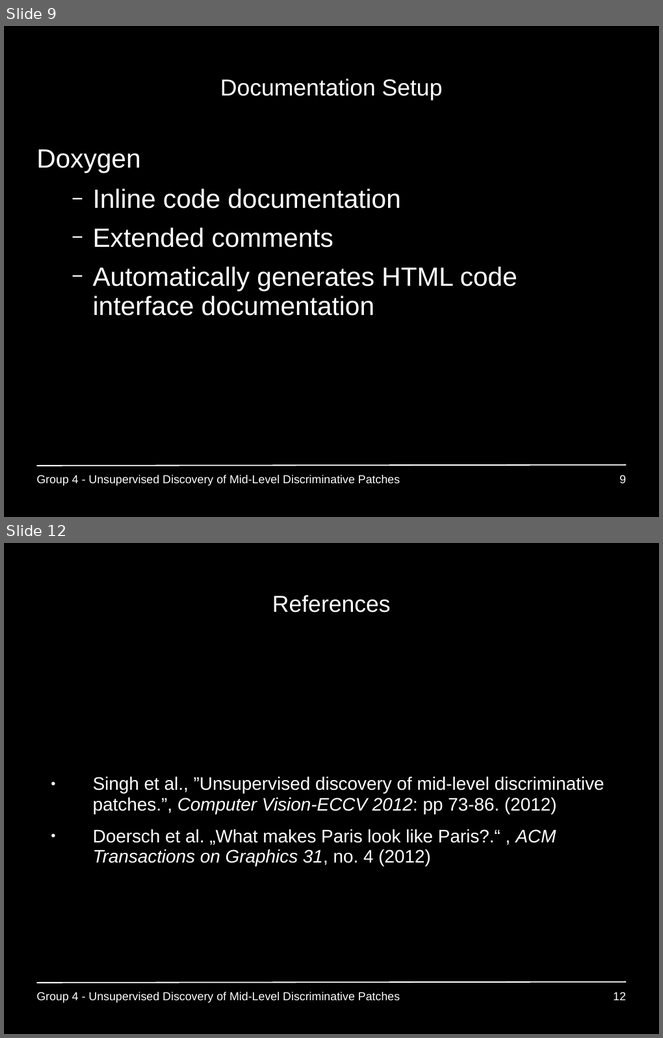
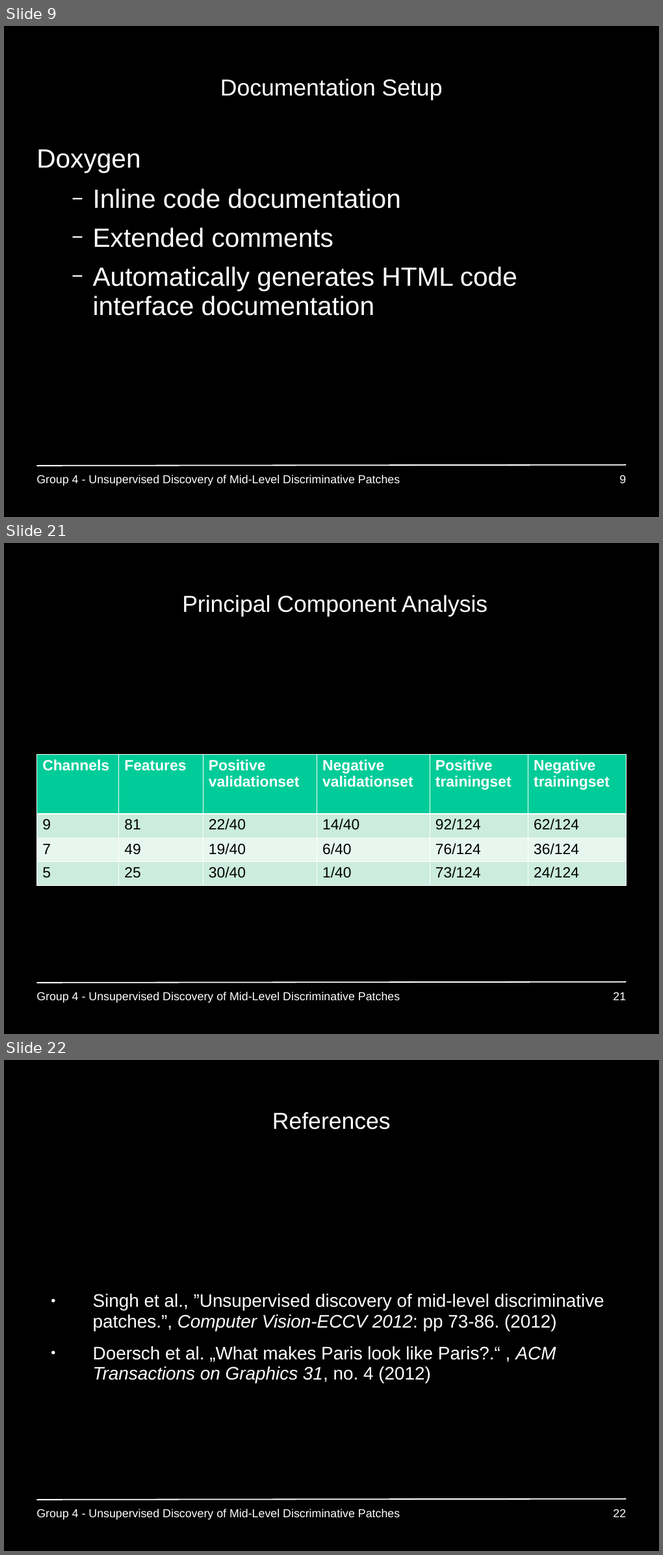
Before and after one commit to GiannisPapadopoulos/DiscriminativePatches, a slide deck: presentations/period2/MAI_Project1_Group4_p2.ppt. Shown one above the other, each under a label of ours: slides 9 and 12 before the commit, slides 9, 21 and 22 after it; the slides between them are not shown. The pictures are 663x1038 and 663x1555 pixels, drawn with LibreOffice and Linux fonts; fonts in the diff are those of the drawing; background and template pictures are left out. Boxes give left, top, right and bottom in pixels: in the first picture for what was removed or moved away, otherwise in the second. Text is boxed around its words. In the diff, an @@ line names an element or a change of style, - is before the commit and + after.

```diff
--- a/presentations/period2/MAI_Project1_Group4_p2.ppt
+++ b/presentations/period2/MAI_Project1_Group4_p2.ppt
@@ slide 21 added at box(4, 543, 659, 1034), background #000000; not listed: 1 template element that a slide beside it also shows @@
@@ title added at box(182, 595, 488, 616), 28 pt, text #FFFFFF @@
+Principal Component Analysis
@@ table added at box(36, 754, 627, 886), 4 rows, 6 columns @@
+Channels | Features | Positive validationset | Negative validationset | Positive / trainingset | Negative / trainingset
+9 | 81 | 22/40 | 14/40 | 92/124 | 62/124
+7 | 49 | 19/40 | 6/40 | 76/124 | 36/124
+5 | 25 | 30/40 | 1/40 | 73/124 | 24/124
@@ text added at box(36, 992, 400, 1003), 14 pt, text #FFFFFF @@
+Group 4 - Unsupervised Discovery of Mid-Level Discriminative Patches
@@ page number added at box(613, 992, 626, 1001), 14 pt, text #FFFFFF @@
+21
@@ what was slide 12 is now slide 22 @@
@@ page number at box(613, 1509, 626, 1518): text changed @@
-12
+22
```
Also in this commit, not shown: 2 slides changed, 9 other slides added, 35 other files.
